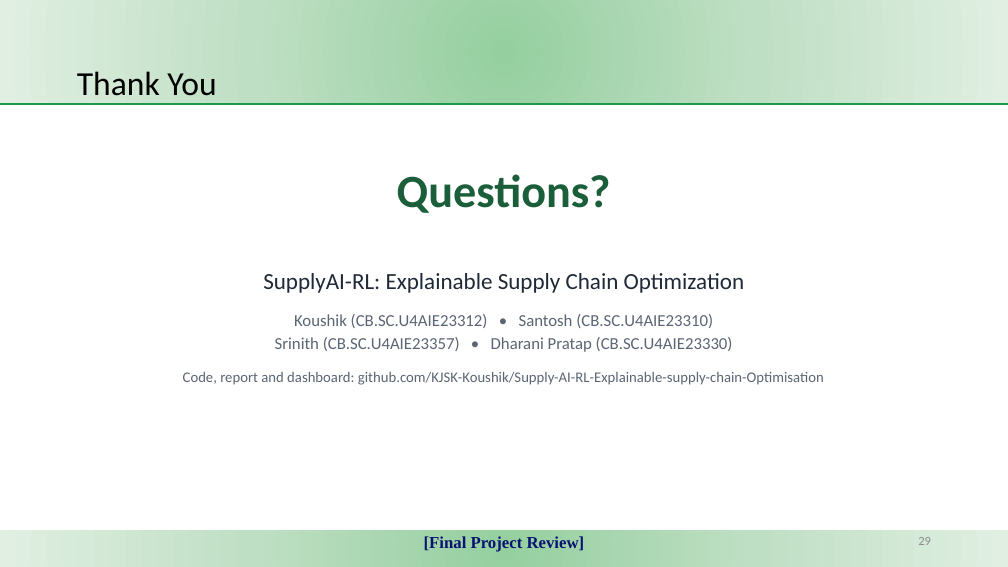
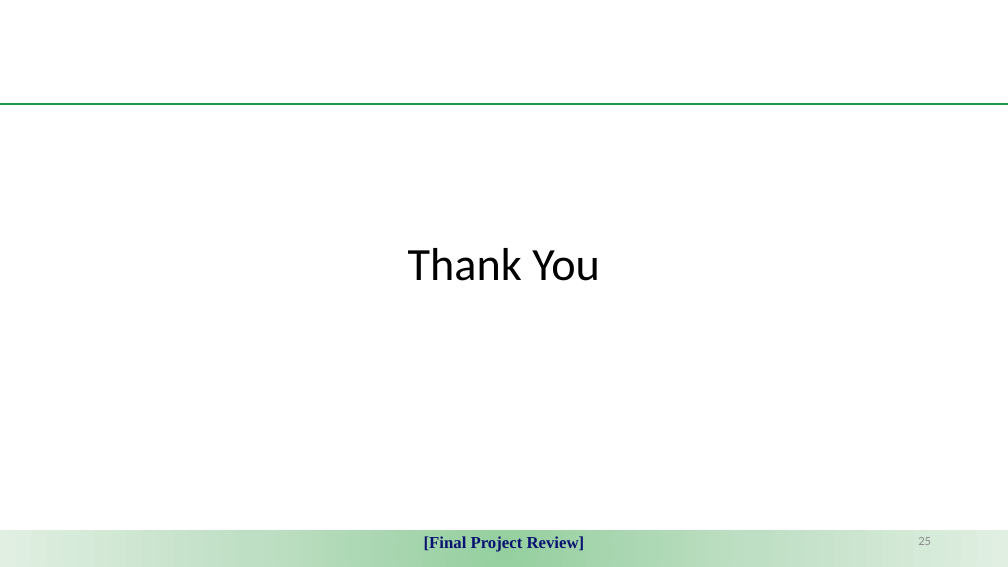
Before and after one commit to KJSK-Koushik/Supply-AI-RL-Explainable-supply-chain-Optimisation, a slide deck: slide 25 of reports/SupplyAI-RL_Final_Project_Review.pptx (slide 29 before the commit). Drawn at 1008x567 pixels with LibreOffice and Linux fonts; fonts in the diff are those of the drawing. Boxes give left, top, right and bottom in pixels: in the first picture for what was removed or moved away, otherwise in the second. Text is boxed around its words. In the diff, an @@ line names an element or a change of style, - is before the commit and + after.

```diff
--- a/reports/SupplyAI-RL_Final_Project_Review.pptx
+++ b/reports/SupplyAI-RL_Final_Project_Review.pptx
@@ rectangle removed at [0,0,1008,104] @@
@@ text removed at [397,174,611,213] @@
-Questions?
@@ text "Thank You": place and size @@
-text "Thank You" at [77,71,216,104]
+text "Thank You" at [408,248,600,281]
@@ text "Thank You" at [408,248,600,281]: size 32 to 44 pt; alignment left to centre; line spacing 0.9 to 1; more space between paragraphs; vertical alignment middle to top @@
@@ text removed at [183,273,824,385] @@
-SupplyAI-RL: Explainable Supply Chain Optimization
-Koushik (CB.SC.U4AIE23312) • Santosh (CB.SC.U4AIE23310)
-Srinith (CB.SC.U4AIE23357) • Dharani Pratap (CB.SC.U4AIE23330)
-Code, report and dashboard: github.com/KJSK-Koushik/Supply-AI-RL-Explainable-supply-chain-Optimisation
```
Also in this commit, not shown: 3 other slides changed, 4 slides removed.
